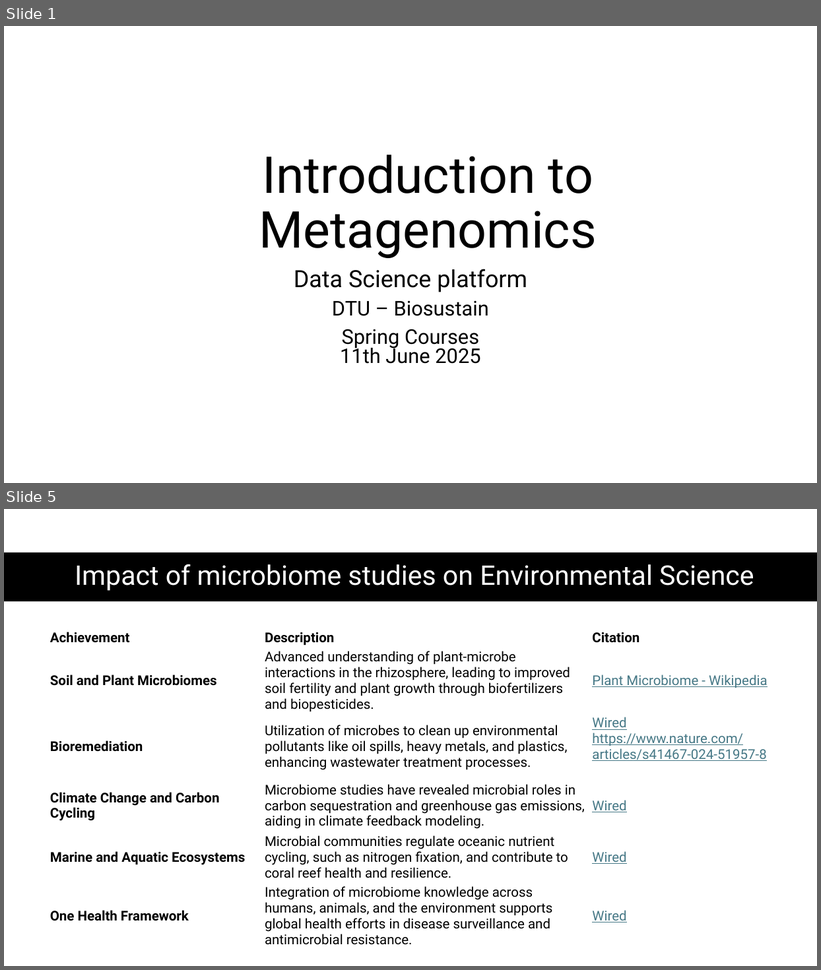
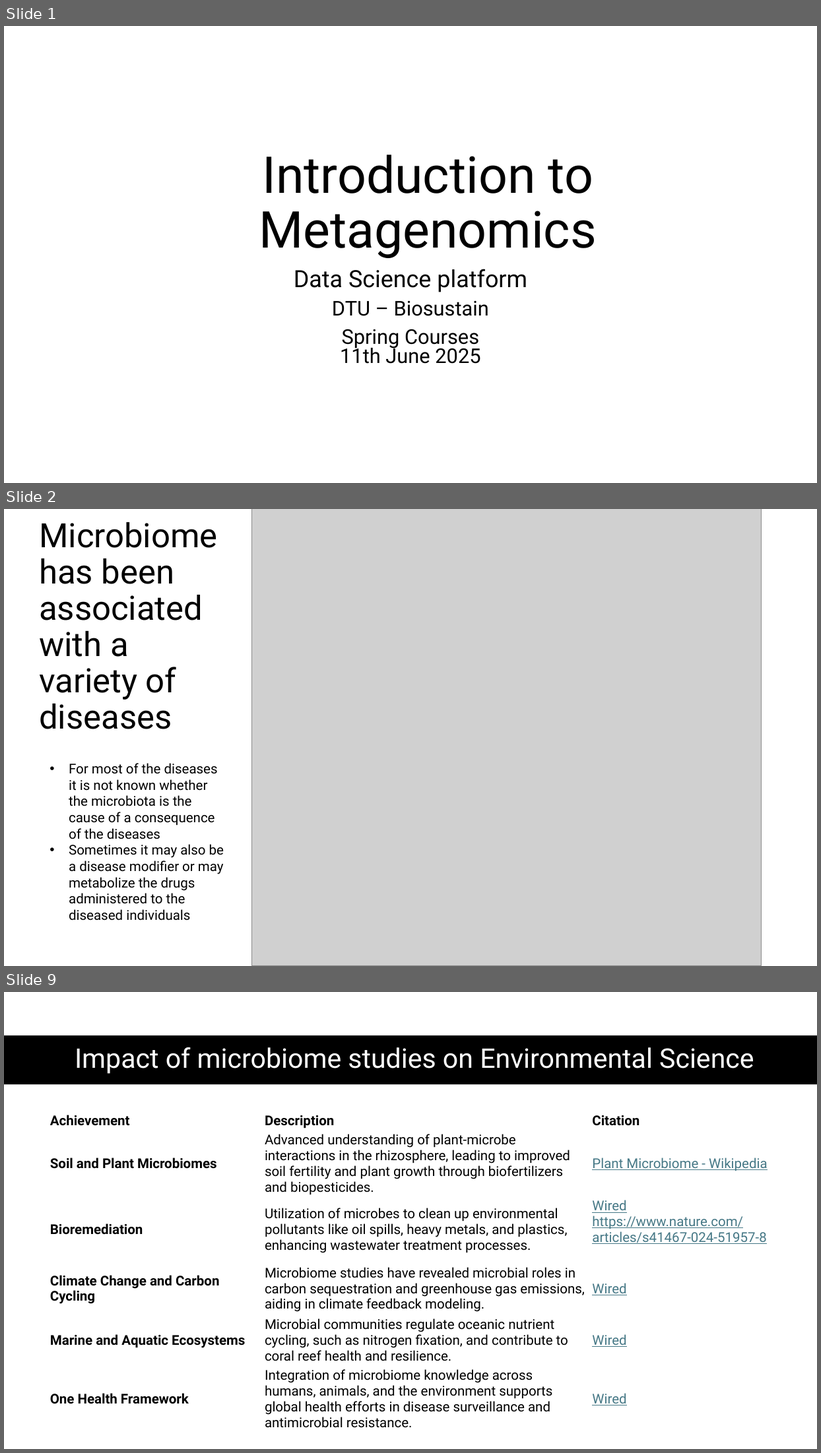
Before and after one commit to biosustain/dsp_metagenomics_training, a slide deck: course_contents/IntroMetagenomics.pptx. Shown one above the other, each under a label of ours: slides 1 and 5 before the commit, slides 1, 2 and 9 after it; the slides between them are not shown. The pictures are 821x970 and 821x1453 pixels, drawn with LibreOffice and Linux fonts; fonts in the diff are those of the drawing; grey boxes stand for pictures. Boxes give left, top, right and bottom in pixels: in the first picture for what was removed or moved away, otherwise in the second. Text is boxed around its words. In the diff, an @@ line names an element or a change of style, - is before the commit and + after.

```diff
--- a/course_contents/IntroMetagenomics.pptx
+++ b/course_contents/IntroMetagenomics.pptx
@@ slide 2 added at bbox=[4, 509, 817, 966], background #FFFFFF @@
@@ title added at bbox=[39, 522, 217, 729], 39.6 pt, text #000000 @@
+Microbiome has been associated with a variety of diseases
@@ picture added at bbox=[252, 509, 762, 966] @@
@@ text added at bbox=[69, 763, 224, 921], 16 pt, text #000000 @@
+• For most of the diseases it is not known whether the microbiota is the cause of a consequence of the diseases
+• Sometimes it may also be a disease modifier or may metabolize the drugs administered to the diseased individuals
@@ what was slide 5 is now slide 9 @@
```
Also in this commit, not shown: 7 other slides added, 3 slides removed.
